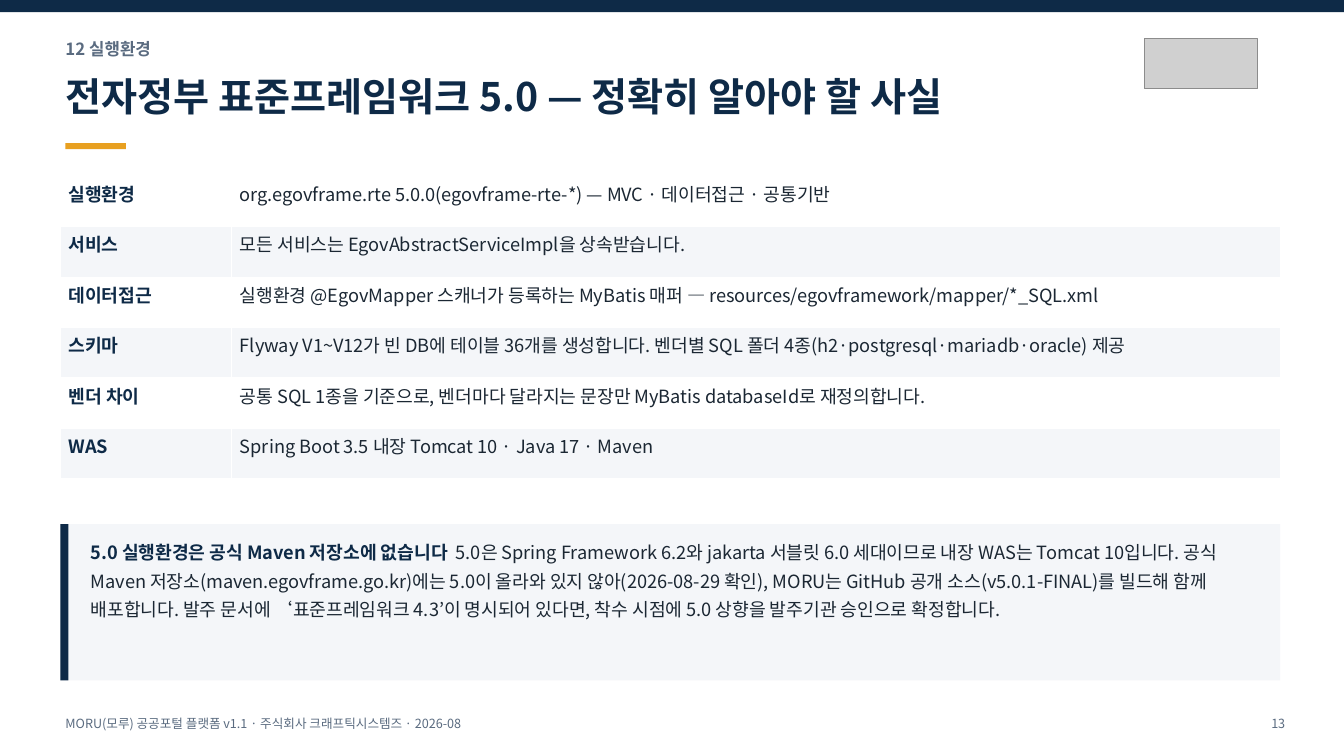
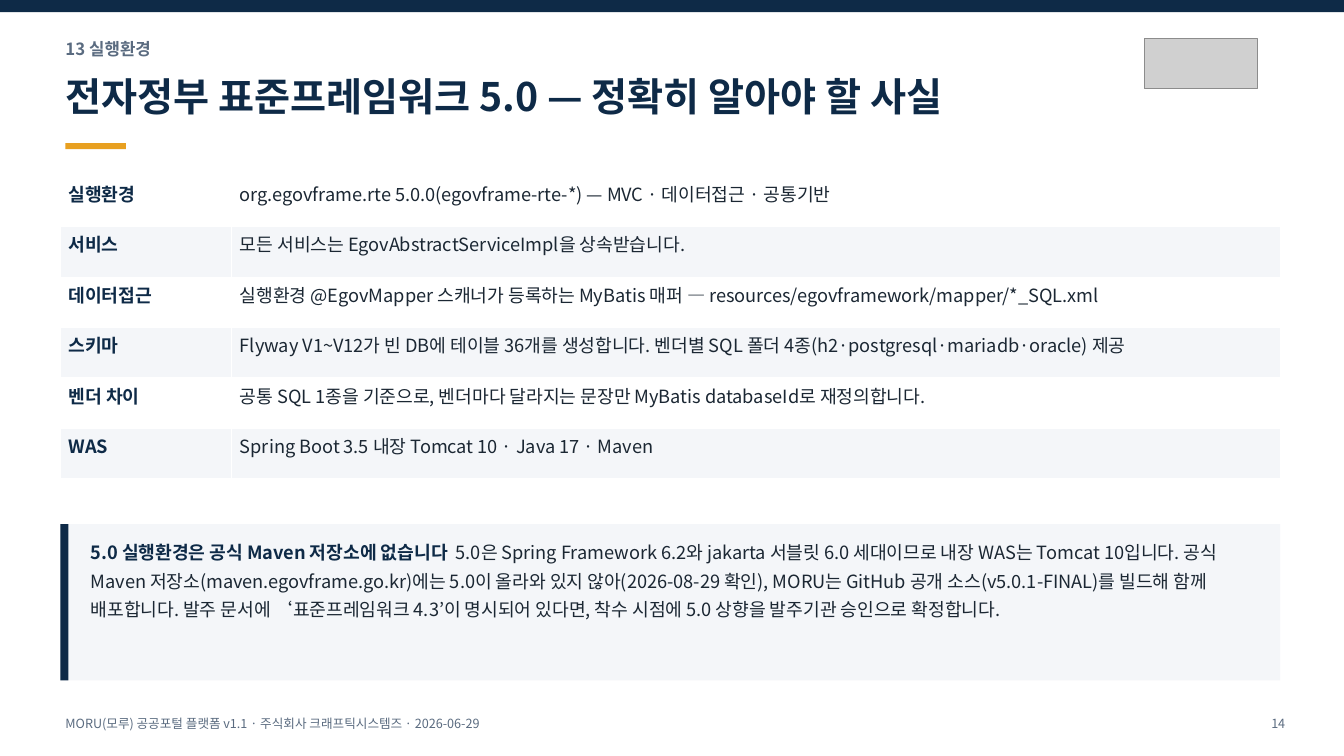
Before and after one commit to mhb8436/moru-release, a slide deck: slide 14 of docs/MORU-발표자료-v1.1.pptx (slide 13 before the commit). Drawn at 1344x756 pixels with LibreOffice and Linux fonts; fonts in the diff are those of the drawing; grey boxes stand for pictures. Boxes give left, top, right and bottom in pixels: in the first picture for what was removed or moved away, otherwise in the second. Text is boxed around its words. In the diff, an @@ line names an element or a change of style, - is before the commit and + after.

```diff
--- a/docs/MORU-발표자료-v1.1.pptx
+++ b/docs/MORU-발표자료-v1.1.pptx
@@ text at (65,41,151,57): text changed @@
-12 실행환경
+13 실행환경
@@ text at (65,717,480,731): text changed @@
-MORU(모루) 공공포털 플랫폼 v1.1 · 주식회사 크래프틱시스템즈 · 2026-08
+MORU(모루) 공공포털 플랫폼 v1.1 · 주식회사 크래프틱시스템즈 · 2026-06-29
@@ text at (1271,718,1285,728): text changed @@
-13
+14
```
Also in this commit, not shown: 14 other slides changed, 1 slide added, 6 other files.
